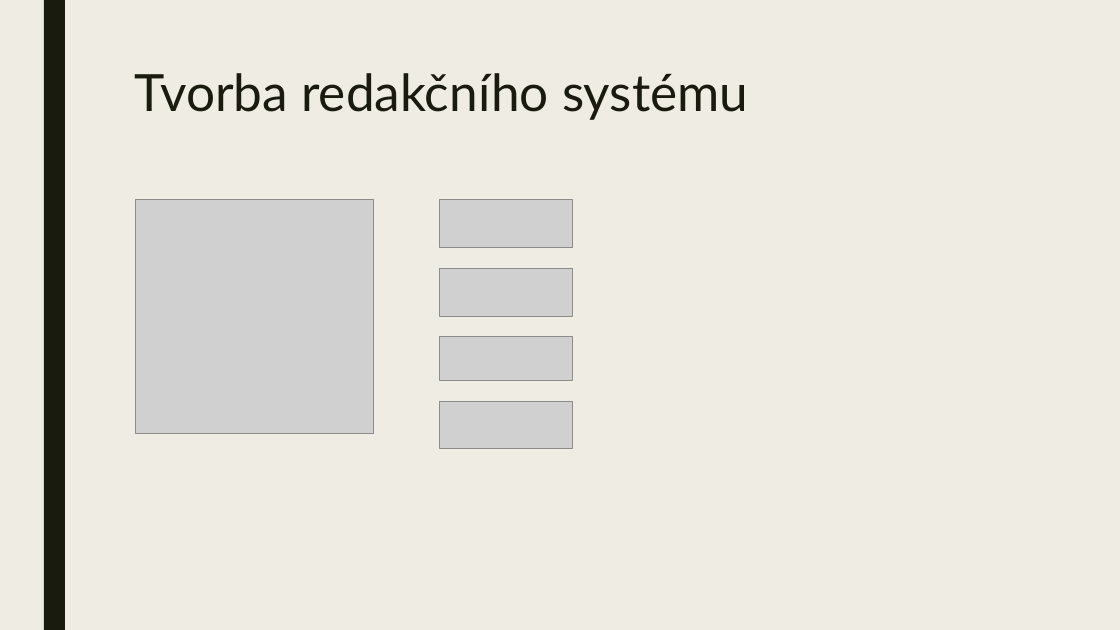
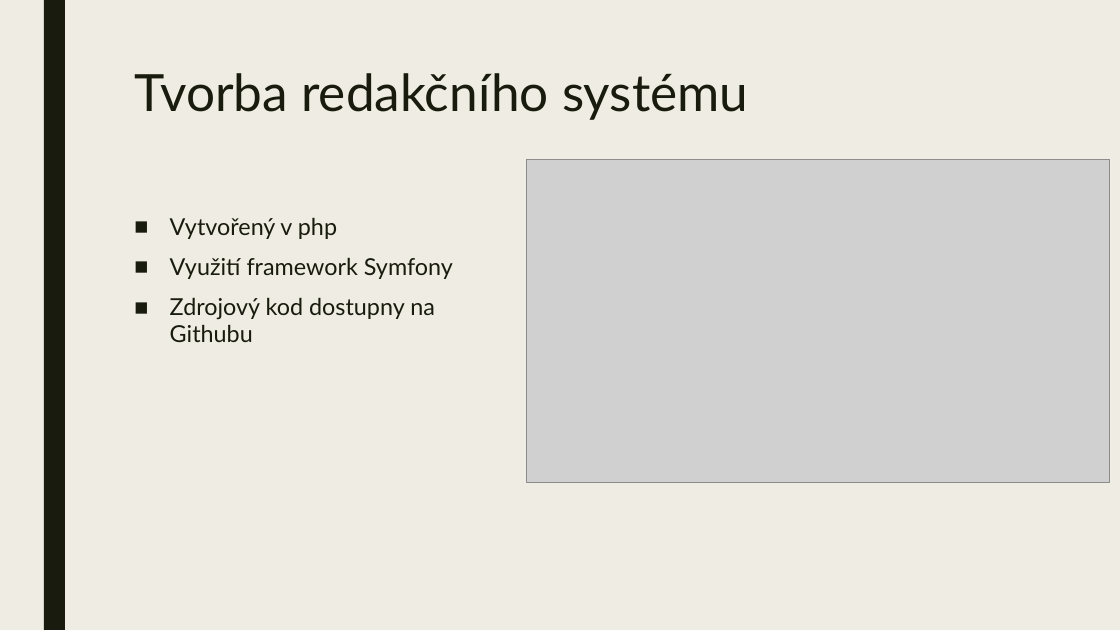
Before and after one commit to ToSemerad/project_rsp, a slide deck: slide 2 of docs/LogosPolytechnikos_releas2.pptx. Drawn at 1120x630 pixels with LibreOffice and Linux fonts; fonts in the diff are those of the drawing; grey boxes stand for pictures. Boxes give left, top, right and bottom in pixels: in the first picture for what was removed or moved away, otherwise in the second. Text is boxed around its words. In the diff, an @@ line names an element or a change of style, - is before the commit and + after.

```diff
--- a/docs/LogosPolytechnikos_releas2.pptx
+++ b/docs/LogosPolytechnikos_releas2.pptx
@@ picture added at bbox=[526, 160, 1109, 482] @@
@@ picture removed at bbox=[136, 200, 373, 434] @@
@@ picture removed at bbox=[440, 200, 573, 248] @@
@@ text added at bbox=[170, 217, 453, 342], 20 pt, text #191B0E @@
+■ Vytvořený v php
+■ Využití framework Symfony
+■ Zdrojový kod dostupny na Githubu
@@ picture removed at bbox=[440, 268, 573, 316] @@
@@ picture removed at bbox=[440, 337, 573, 381] @@
@@ picture removed at bbox=[440, 402, 573, 449] @@
```
Also in this commit, not shown: 6 other slides changed, 1 slide added, 1 slide removed.
